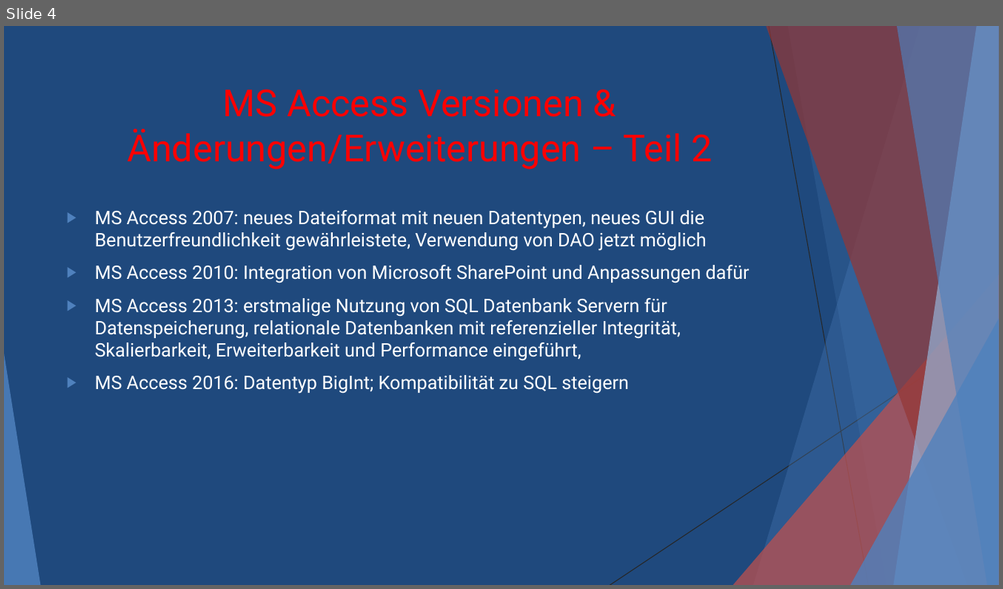
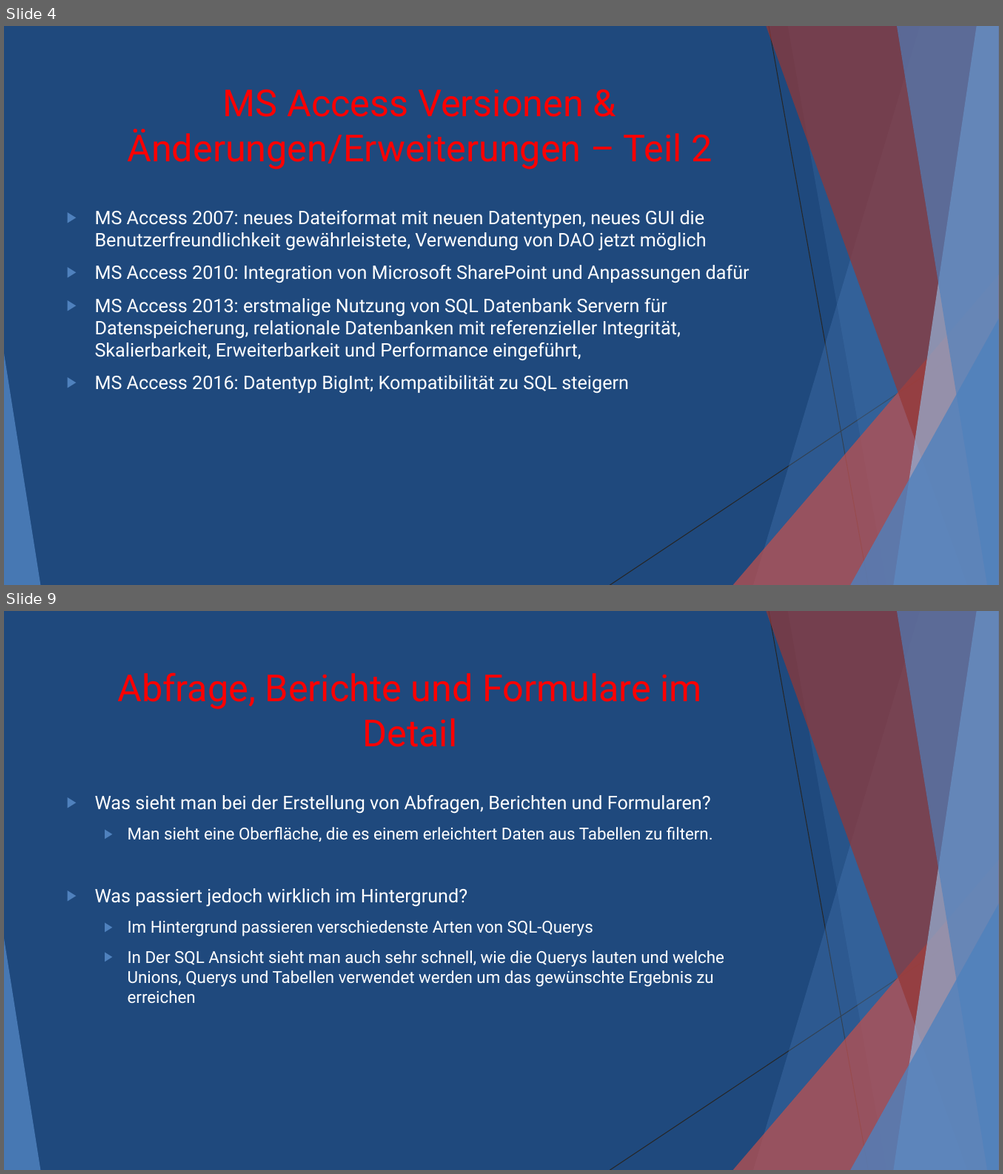
Before and after one commit to Grubchri/DBI, a slide deck: Microsoft Access.pptx. Shown one above the other, each under a label of ours: slide 4 before the commit, slides 4 and 9 after it; the slides between them are not shown. The pictures are 1003x589 and 1003x1174 pixels, drawn with LibreOffice and Linux fonts; fonts in the diff are those of the drawing. Boxes give left, top, right and bottom in pixels: in the first picture for what was removed or moved away, otherwise in the second. Text is boxed around its words. In the diff, an @@ line names an element or a change of style, - is before the commit and + after.

```diff
--- a/Microsoft Access.pptx
+++ b/Microsoft Access.pptx
@@ slide 9 added at (4, 611, 999, 1170), background #1F497D; not listed: 10 template elements that a slide beside it also shows @@
@@ title added at (117, 672, 702, 747), 36 pt, text #FF0000 @@
+Abfrage, Berichte und Formulare im Detail
@@ text added at (95, 795, 724, 1004), 16 pt, text #FFFFFF @@
+▶ Was sieht man bei der Erstellung von Abfragen, Berichten und Formularen?
+  ▶ Man sieht eine Oberfläche, die es einem erleichtert Daten aus Tabellen zu filtern.
+▶ Was passiert jedoch wirklich im Hintergrund?
+  ▶ Im Hintergrund passieren verschiedenste Arten von SQL-Querys
+  ▶ In Der SQL Ansicht sieht man auch sehr schnell, wie die Querys lauten und welche Unions, Querys und Tabellen verwendet werden um das gewünschte Ergebnis zu erreichen
```
Also in this commit, not shown: 2 slides changed, 7 other slides added, 1 other file.
